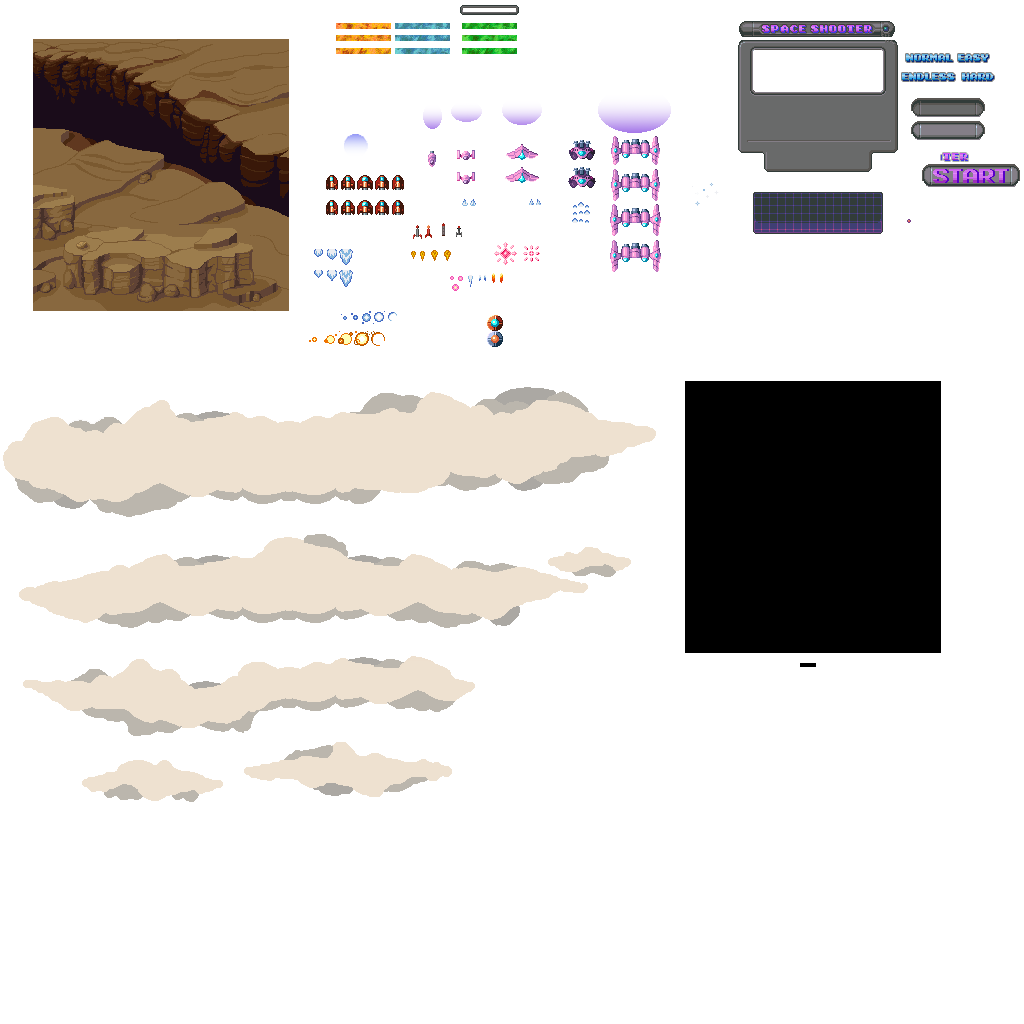
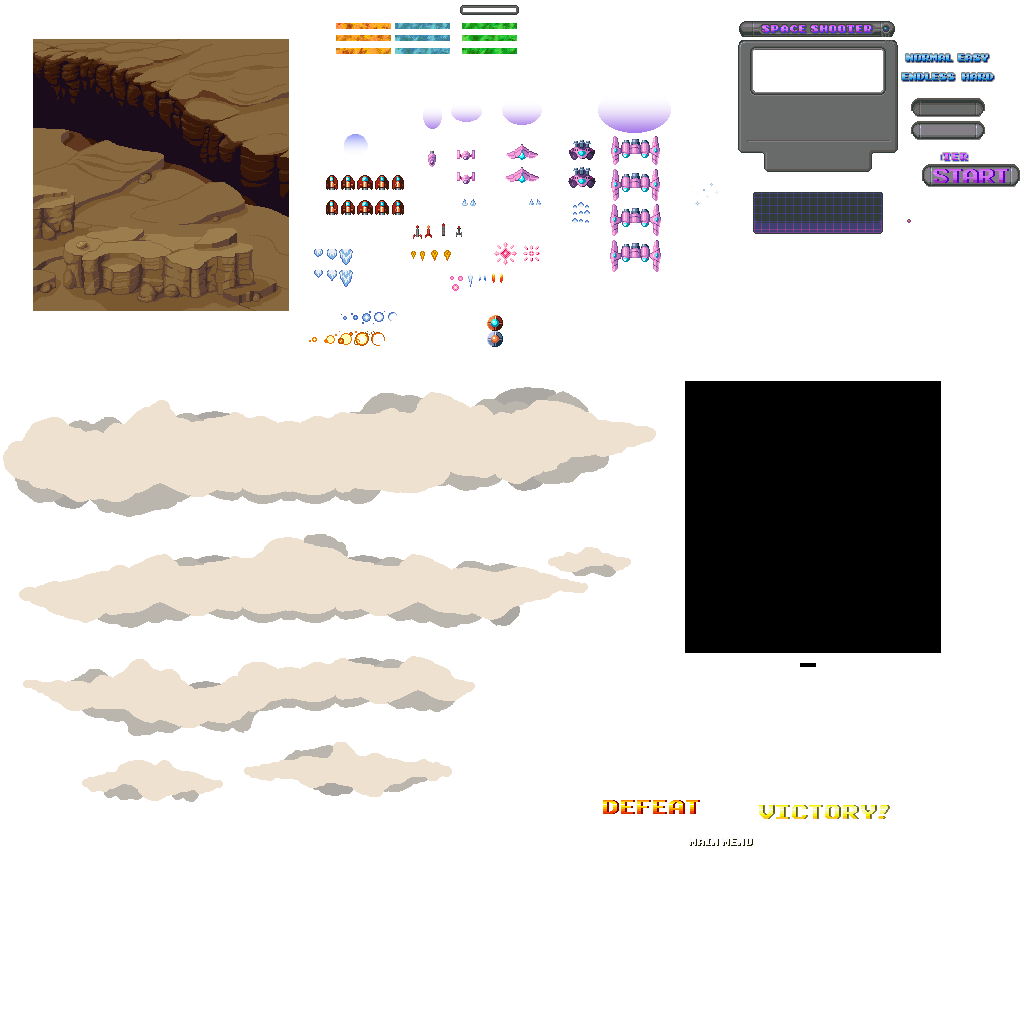
Layers edited between the first and the second w=1024, h=1024 image:
added layer "Defeat" above "Main Menu" over (603, 800, 700, 814)
added layer "Main Menu" above "Victory" over (689, 838, 753, 846)
added layer "Victory" above "Layer 1" over (759, 805, 890, 819)
